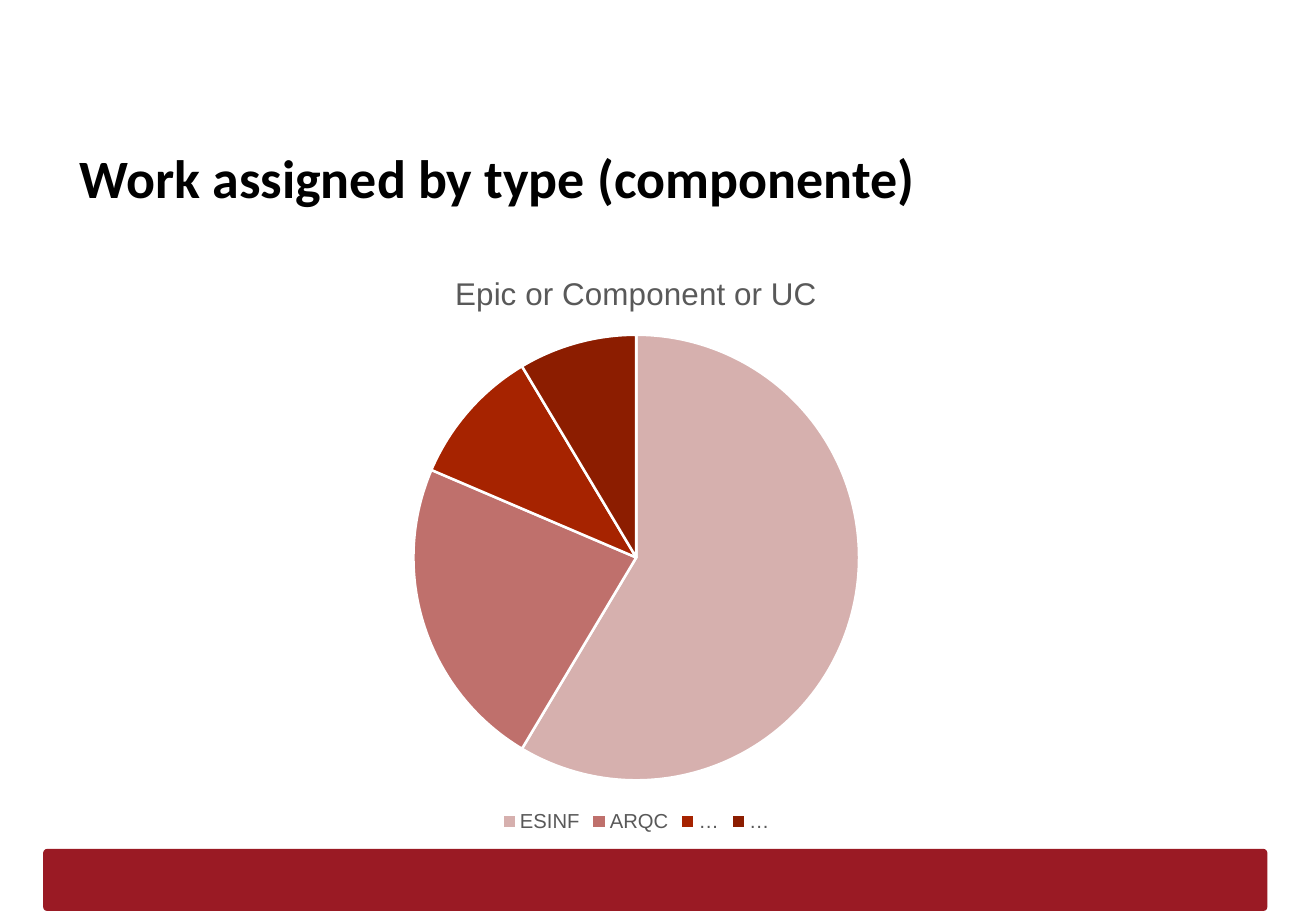
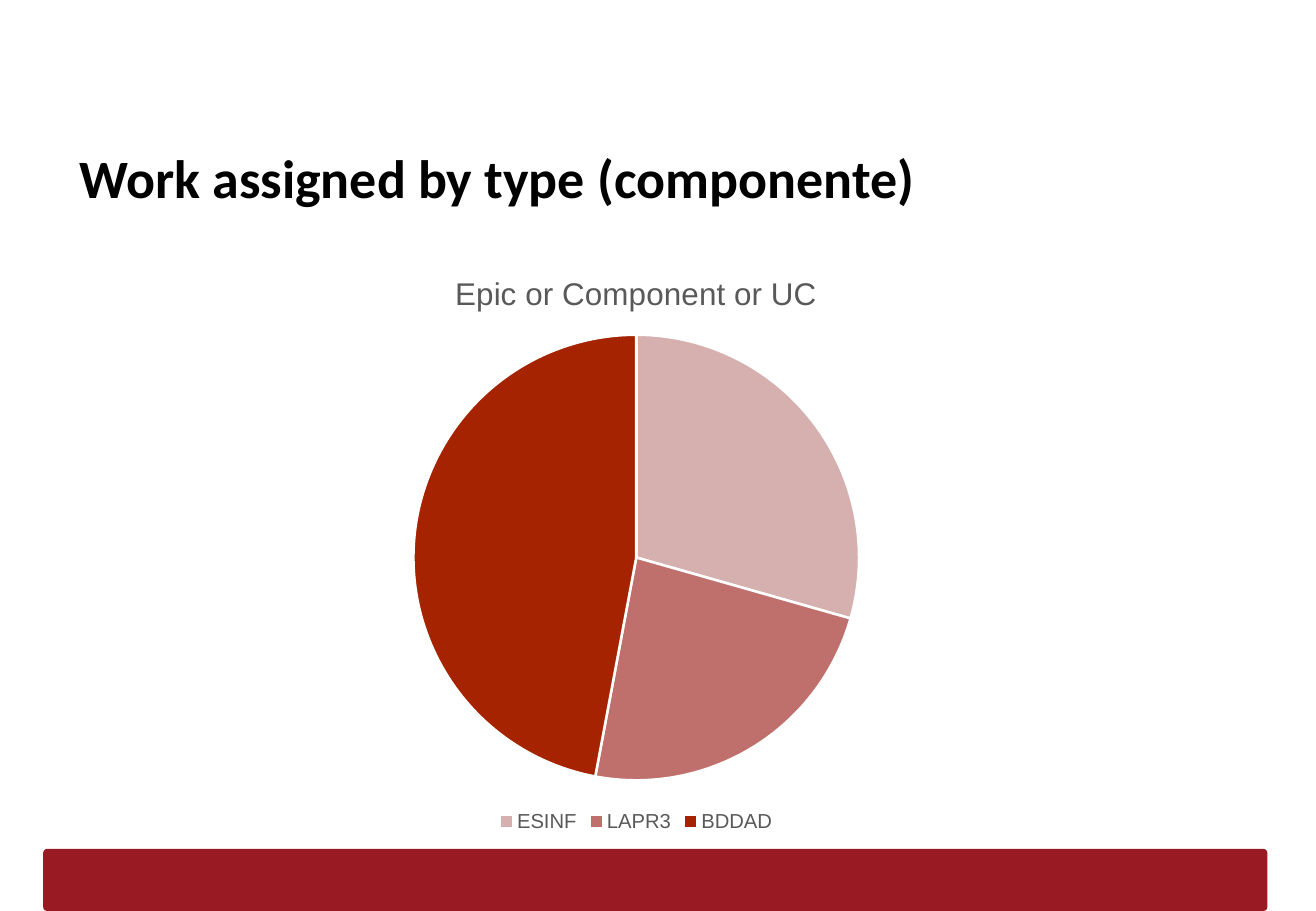
Before and after one commit to AfonsoMachado1892/Logistics-on-Rails, a slide deck: slide 6 of Scrum/LAPR3-Sprint1-Report_GXXX.pptx. Drawn at 1316x911 pixels with LibreOffice and Linux fonts; fonts in the diff are those of the drawing; background and template pictures are left out. Boxes give left, top, right and bottom in pixels: in the first picture for what was removed or moved away, otherwise in the second. Text is boxed around its words. In the diff, an @@ line names an element or a change of style, - is before the commit and + after.

Commit message:
[feat] (LAPR3 Report): Completed more slides (v. 01))

```diff
--- a/Scrum/LAPR3-Sprint1-Report_GXXX.pptx
+++ b/Scrum/LAPR3-Sprint1-Report_GXXX.pptx
@@ pie chart at [198, 253, 1075, 837] @@
-categories: ESINF, ARQC, …, …
+categories: ESINF, LAPR3, BDDAD
-Series 1: 59, 23, 10, 9
+Series 1: 29, 24, 47, -
@@ legend changed @@
```
Also in this commit, not shown: 3 other slides changed, 1 other file.
